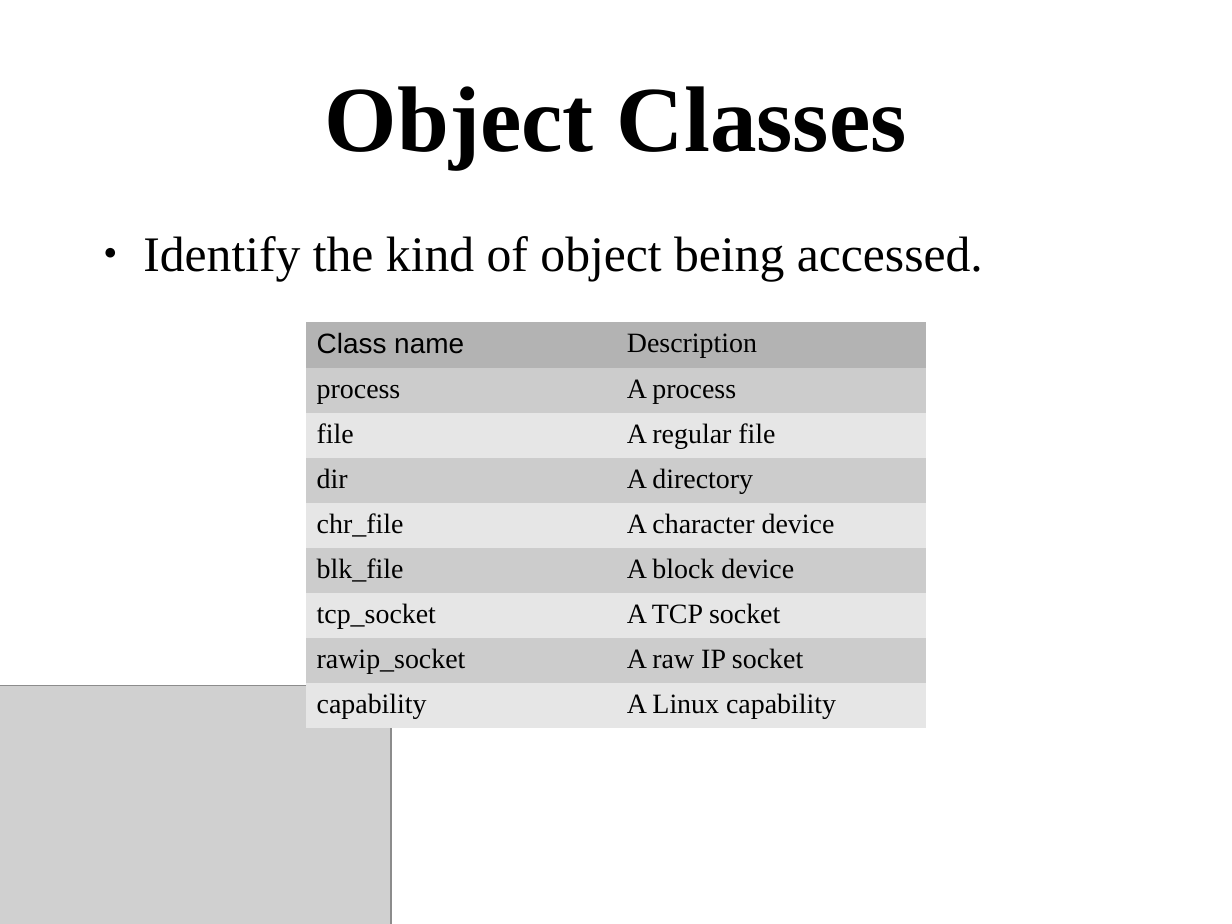
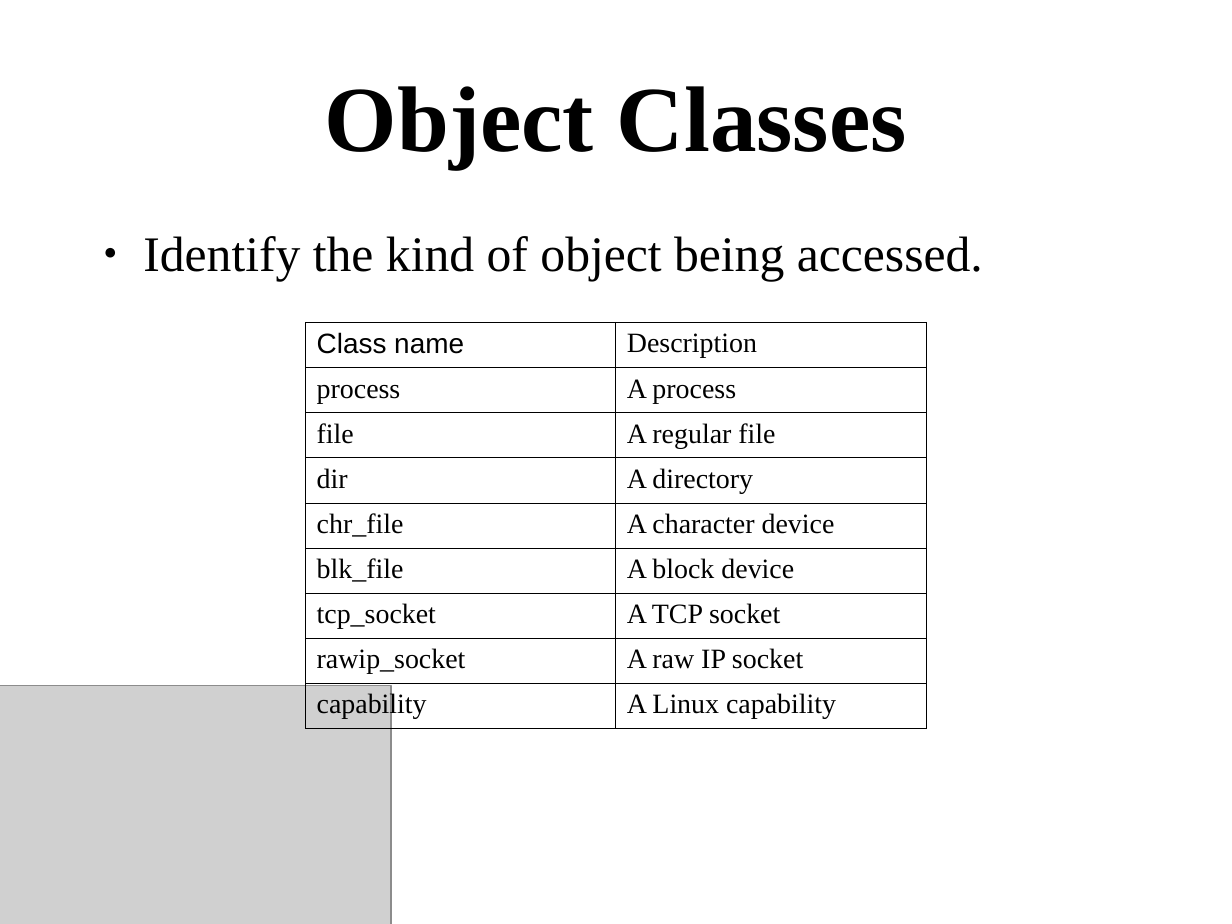
Before and after one commit to dpquigl/demystifying-selinux, a slide deck: slide 25 of demystifying-selinux-part2/demystifying_selinux_part2.odp. Drawn at 1232x924 pixels with LibreOffice and Linux fonts; fonts in the diff are those of the drawing; grey boxes stand for pictures. Boxes give left, top, right and bottom in pixels: in the first picture for what was removed or moved away, otherwise in the second. Text is boxed around its words. In the diff, an @@ line names an element or a change of style, - is before the commit and + after.

```diff
--- a/demystifying-selinux-part2/demystifying_selinux_part2.odp
+++ b/demystifying-selinux-part2/demystifying_selinux_part2.odp
@@ table at <box>306,322,928,728</box> @@
@@ fill #B3B3B3 to none in row 1 @@
@@ fill #CCCCCC to none in 8 cells @@
@@ fill #E6E6E6 to none in 8 cells @@
@@ borders changed @@
```
Also in this commit, not shown: 6 other slides changed, 1 slide removed, 2 other files.
